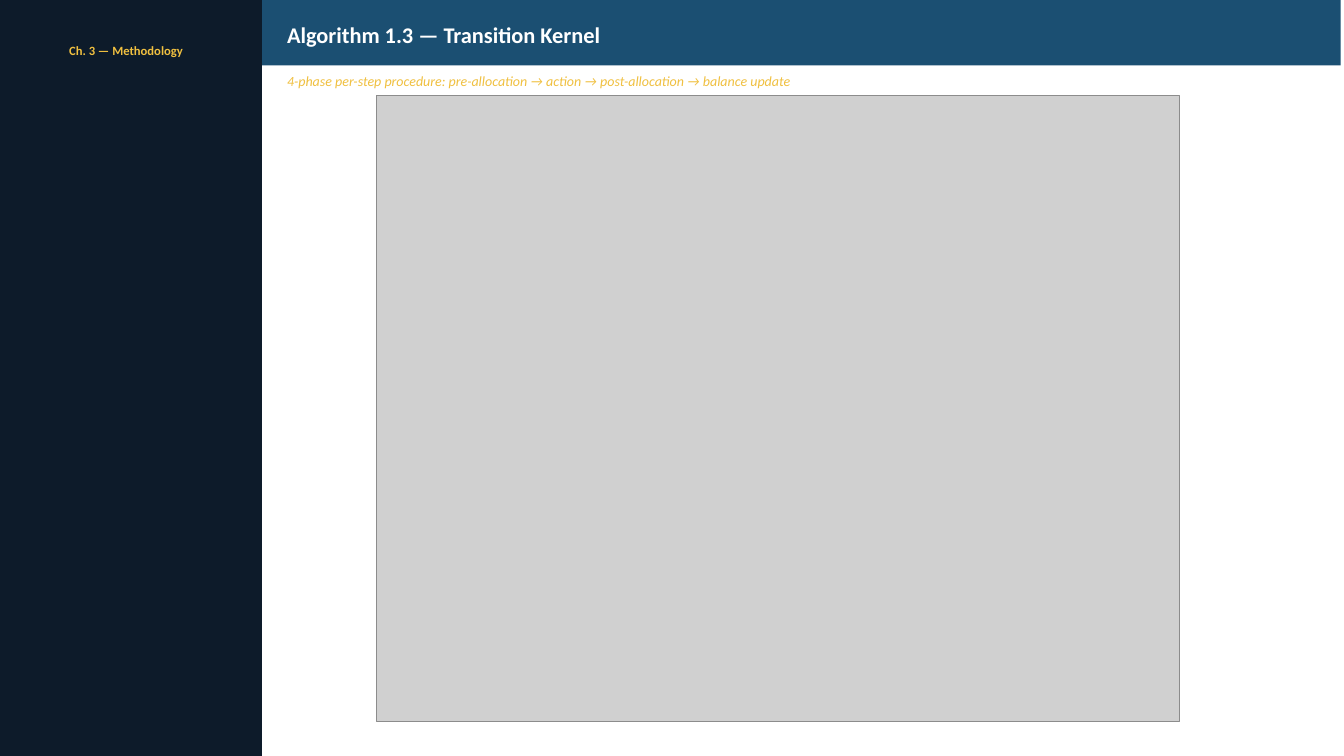
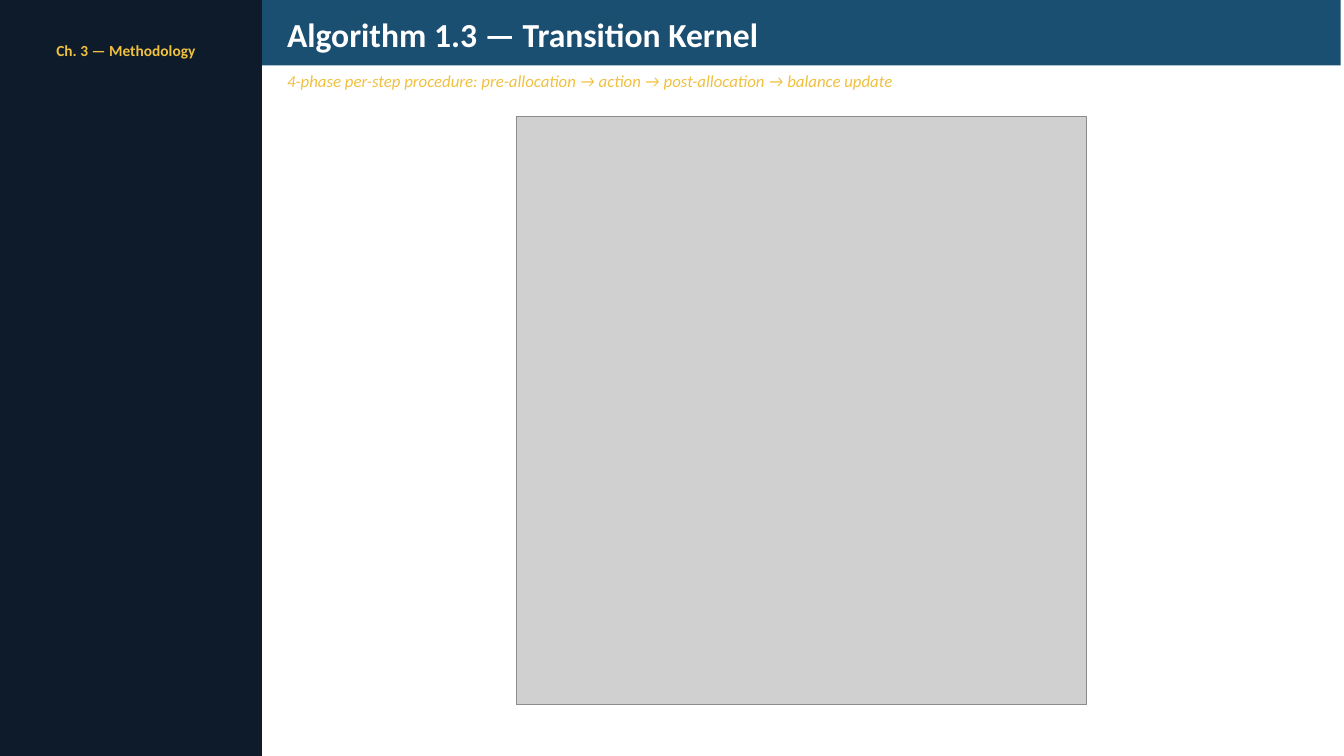
Before and after one commit to UDynamic/PPO-project-portfolio-budgeting-AI-agent, a slide deck: slide 8 of docs/pp_presentation/thesis_presentation.pptx. Drawn at 1344x756 pixels with LibreOffice and Linux fonts; fonts in the diff are those of the drawing; grey boxes stand for pictures. Boxes give left, top, right and bottom in pixels: in the first picture for what was removed or moved away, otherwise in the second. Text is boxed around its words. In the diff, an @@ line names an element or a change of style, - is before the commit and + after.

```diff
--- a/docs/pp_presentation/thesis_presentation.pptx
+++ b/docs/pp_presentation/thesis_presentation.pptx
@@ text "Algorithm 1.3 — Transition Kernel" at [287,23,758,53]: size 16 to 24 pt @@
@@ text "Ch. 3 — Methodology" at [56,45,195,59]: size 9 to 11 pt @@
@@ text "4-phase per-step procedure: pre-allocation → ..." at [287,75,892,90]: size 10 to 12 pt @@
@@ picture: place and size @@
-picture at [377,96,1181,721]
+picture at [516,117,1087,705]
```
Also in this commit, not shown: 16 other slides changed, 1 other file.
